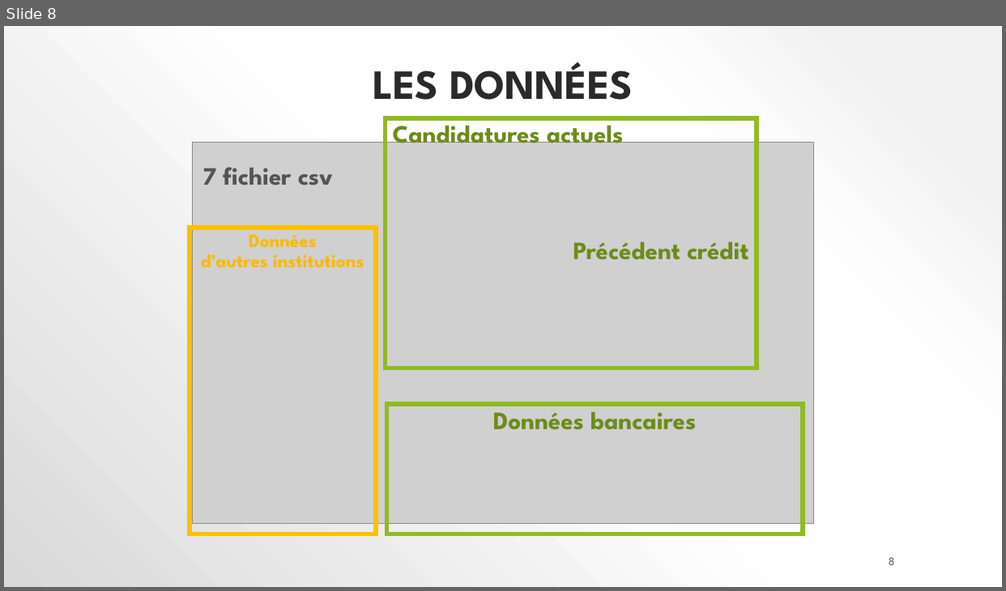
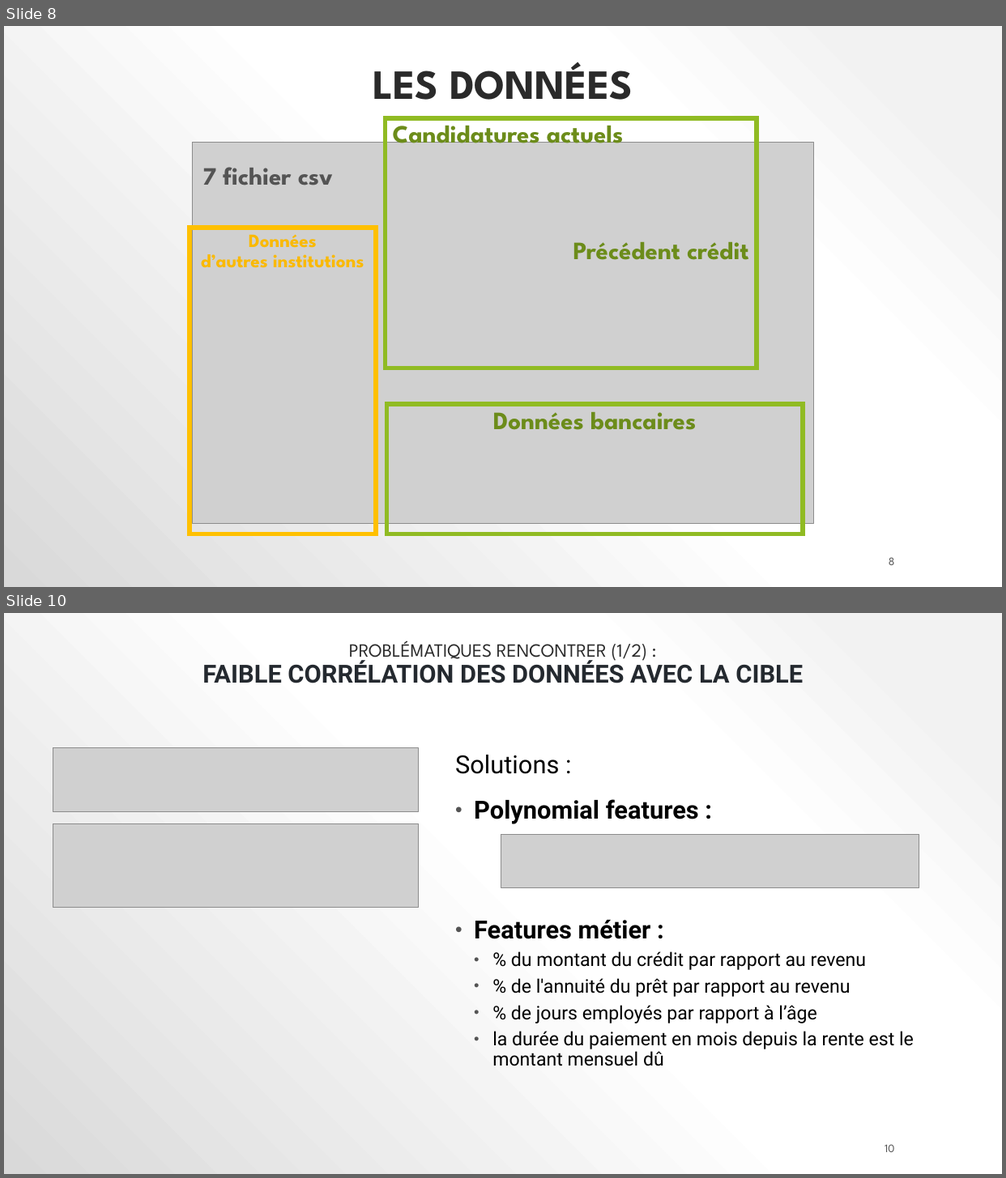
Before and after one commit to polo1093/Credit-Default-Customer-Scoring-Dashboard, a slide deck: P7_02_support.pptx. Shown one above the other, each under a label of ours: slide 8 before the commit, slides 8 and 10 after it; the slides between them are not shown. The pictures are 1006x591 and 1006x1178 pixels, drawn with LibreOffice and Linux fonts; fonts in the diff are those of the drawing; grey boxes stand for pictures. Boxes give left, top, right and bottom in pixels: in the first picture for what was removed or moved away, otherwise in the second. Text is boxed around its words. In the diff, an @@ line names an element or a change of style, - is before the commit and + after.

```diff
--- a/P7_02_support.pptx
+++ b/P7_02_support.pptx
@@ slide 10 added at (4,613,1002,1174), background gradient #F2F2F2 to #FFFFFF to #D9D9D9 @@
@@ title added at (202,641,803,683), 24 pt, text #24292F, bold @@
+PROBLÉMATIQUES RENCONTRER (1/2) :
+FAIBLE CORRÉLATION DES DONNÉES AVEC LA CIBLE
@@ picture added at (53,747,419,811) @@
@@ text added at (455,755,914,1067), 18 pt, text #000000 @@
+Solutions :
+• Polynomial features :
+• Features métier :
+  • % du montant du crédit par rapport au revenu
+  • % de l'annuité du prêt par rapport au revenu
+  • % de jours employés par rapport à l’âge
+  • la durée du paiement en mois depuis la rente est le montant mensuel dû
@@ picture added at (53,824,419,908) @@
@@ picture added at (501,835,918,888) @@
@@ page number added at (884,1144,894,1152), 11 pt, text #545454 @@
+10
```
Also in this commit, not shown: 7 slides changed, 2 other slides added, 7 slides removed, 2 other files.
